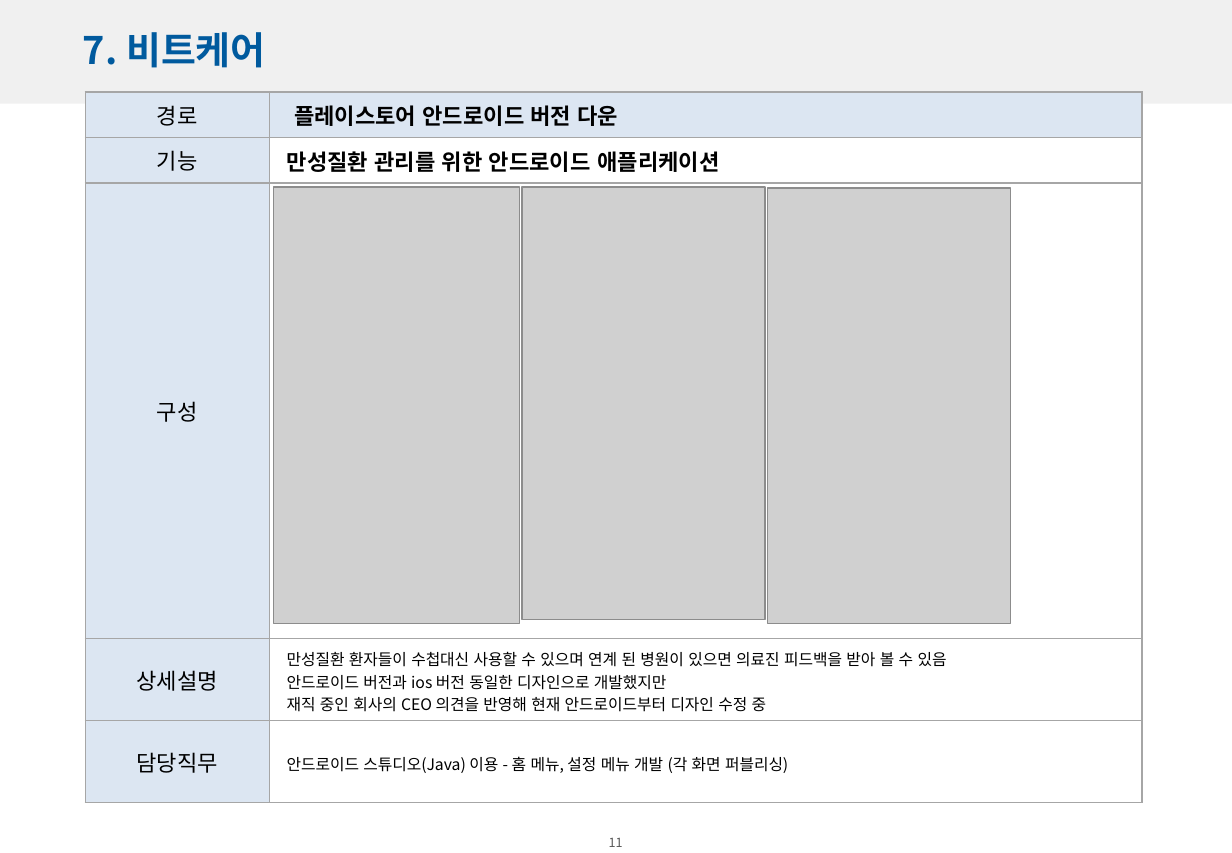
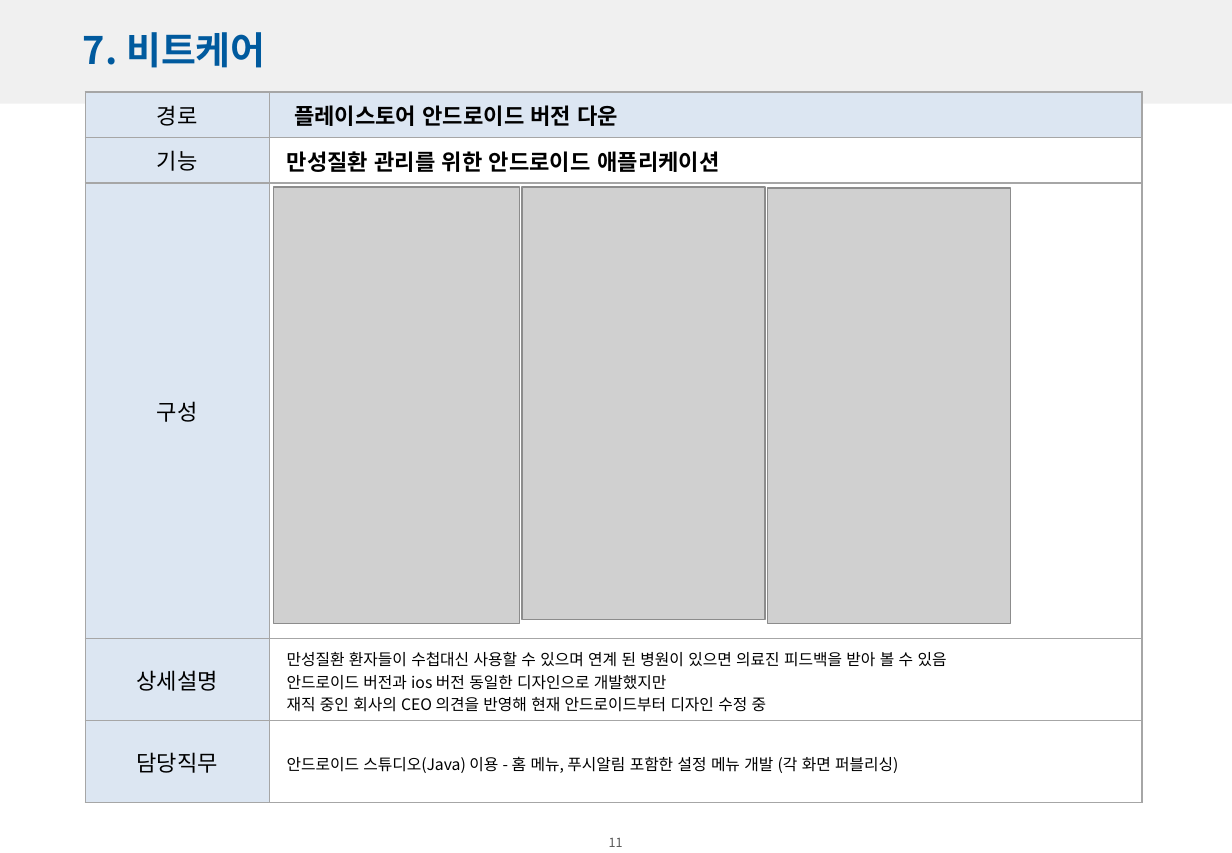
Before and after one commit to soominLee0220/soominLeeRepository, a slide deck: slide 12 of soominLeePortfolio.pptx. Drawn at 1232x853 pixels with LibreOffice and Linux fonts; fonts in the diff are those of the drawing; grey boxes stand for pictures; background and template pictures are left out. Boxes give left, top, right and bottom in pixels: in the first picture for what was removed or moved away, otherwise in the second. Text is boxed around its words. In the diff, an @@ line names an element or a change of style, - is before the commit and + after.

```diff
--- a/soominLeePortfolio.pptx
+++ b/soominLeePortfolio.pptx
@@ text at box(287, 756, 898, 773): text changed @@
-안드로이드 스튜디오(Java) 이용 - 홈 메뉴, 설정 메뉴 개발 (각 화면 퍼블리싱)
+안드로이드 스튜디오(Java) 이용 - 홈 메뉴, 푸시알림 포함한 설정 메뉴 개발 (각 화면 퍼블리싱)
```
Also in this commit, not shown: 5 other slides changed.
